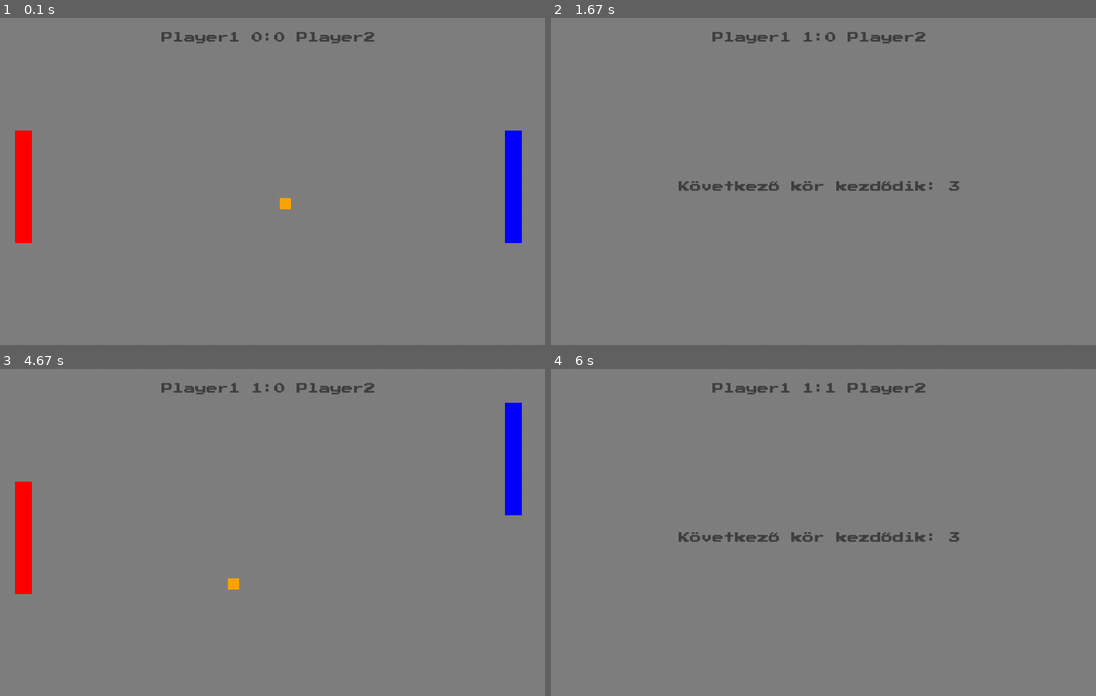
Above: before the commit, frames 1-4 (two rows, left to right).
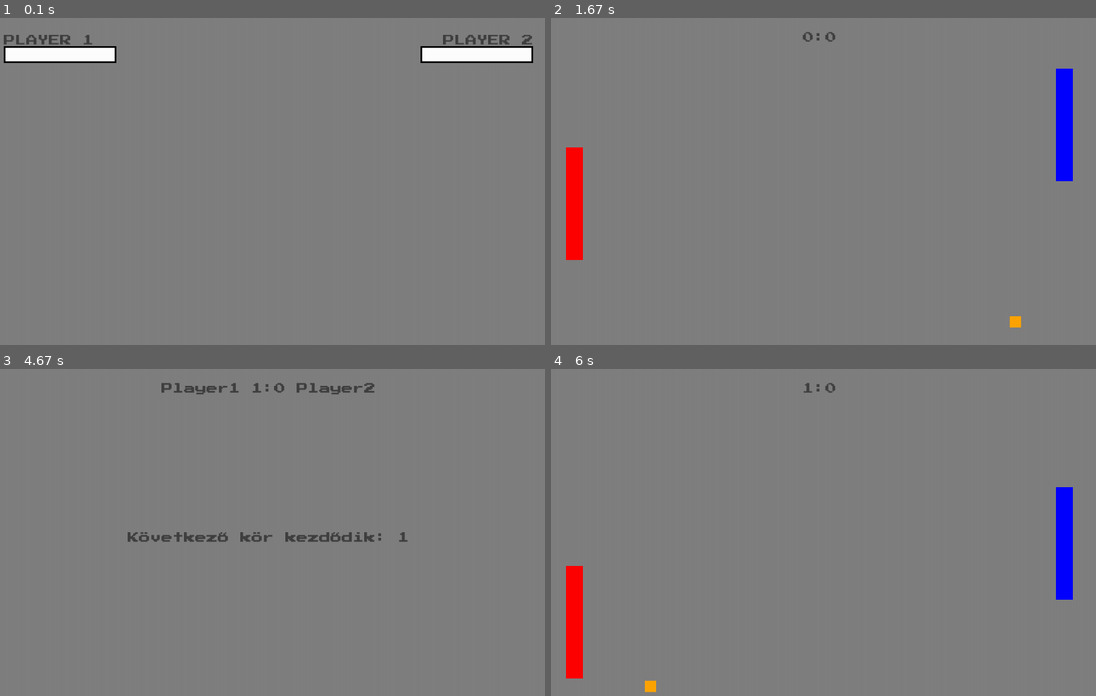
Above: after the commit, the same moments.

Repository: mentekoppany11/Python_projekt-Pong-
Game: pygame game, started from Pong.py
Two runs of this game, one before a commit and one after it. Both use one fixed random seed, a clock stepped at 60 frames per second and the inputs below.
Inputs (mouse positions are in pixels of both pictures, inside the frame that each line leads up to):
- Up to frame 1 (0.1 s): no input
- Up to frame 2 (1.67 s): click (610, 53) at 0.38 s; tap Enter at 0.67 s; hold Up 1-1.47 s; hold Down from 1.55 s (still down); hold S from 1.55 s (still down)
- Up to frame 3 (4.67 s): release Down at 1.85 s; release S at 1.85 s
- Up to frame 4 (6 s): hold Down from 5.78 s (still down); hold S from 5.78 s (still down)

The runs differ from the first frame. In frame 1, 5.2% of the frame differs, in the area x 0-98%, y 4-69%; in frame 2, 3.3%; in frame 3, 2.9%; in frame 4, 3.3%.

Commit message:
név választás

Diff:
--- a/Pong.py
+++ b/Pong.py
@@ -6,19 +6,28 @@
 
 screen = pygame.display.set_mode((1000, 600))
 
+GRAY       = (128, 128, 128)
+LIGHT_GRAY = ( 64,  64,  64)
+BLUE       = (  0,   0, 255)
+RED        = (255,   0,   0)
+ORANGE     = (255, 165,   0)
+BLACK      = (  0,   0,   0)
+WHITE      = (255, 255, 255)
+
 pygame.display.set_caption("Pong")
-icon_surf = pygame.image.load('C:\\Users\\Koppany\\Desktop\\beadando\\icon.png')
+try:
+    icon_surf = pygame.image.load('icon.png')
+    font = pygame.font.Font("game_font.ttf")
+except FileNotFoundError as e:
+    print(f"Fájl nem található/File not Found: {e}")
+    font = pygame.font.Font(None, 30)
+    icon_surf = pygame.Surface((32,32))
+    icon_surf.fill(RED)
+
+
 pygame.display.set_icon(icon_surf)
 
 clock = pygame.time.Clock()
-
-font = pygame.font.Font('game_font.ttf')
-
-GRAY       = (128, 128, 128)
-LIGHT_GRAY = (64,64,64)
-BLUE       = (0, 0, 255)
-RED        = (255, 0, 0)
-ORANGE     = (255, 165, 0)
 
 player1_surf = pygame.Surface((30, 200))
 player1_surf.fill(RED)
@@ -38,22 +47,111 @@
 player1_score = 0
 player2_score = 0
 
+
+
 def countdown(seconds):
     for count in range(seconds, 0, -1):
 
         screen.fill(GRAY)
 
-        score_surf = font.render(f'Player1 {player1_score}:{player2_score} Player2', False, LIGHT_GRAY, GRAY)
+        score_surf = font.render(f"Player1 {player1_score}:{player2_score} Player2", False, LIGHT_GRAY, GRAY)
         score_rect = score_surf.get_rect(midtop = (500, 25))
         screen.blit(score_surf, score_rect)
 
-        countdown_surf = font.render(f'Következő kör kezdődik: {count}', False, LIGHT_GRAY, GRAY)
+        countdown_surf = font.render(f"Következő kör kezdődik: {count}", False, LIGHT_GRAY, GRAY)
         countdown_rect = countdown_surf.get_rect(center = (500, 300))
         screen.blit(countdown_surf, countdown_rect)
 
         pygame.display.update()
         sleep(1)
 
+def name_input():
+
+    input_active = True
+
+    input_box_p1 = pygame.Rect(30, 50, 200, 30)
+    input_box_p2 = pygame.Rect(770, 50, 200, 30)
+
+    input_text_p1 = ""
+    input_text_p2 = ""
+
+    active_p1 = False
+    active_p2 = False
+
+    while input_active:
+        for event in pygame.event.get():
+            if event.type == pygame.QUIT:
+                pygame.quit()
+                exit()
+
+            if event.type == pygame.MOUSEBUTTONDOWN:
+                if input_box_p1.collidepoint(event.pos):
+                    active_p1 = not active_p1
+                else:
+                    active_p1 = False
+
+                if input_box_p2.collidepoint(event.pos):
+                    active_p2 = not active_p2
+                else:
+                    active_p2 = False
+
+            if event.type == pygame.KEYDOWN and len(input_text_p1) <= 14 and active_p1:
+                if event.key == pygame.K_RETURN:
+                    input_active = False
+                elif event.key == pygame.K_BACKSPACE:
+                    input_text_p1 = input_text_p1[:-1]
+                else:
+                    input_text_p1 += event.unicode
+
+            if event.type == pygame.KEYDOWN and len(input_text_p2) <= 14 and active_p2:
+                if event.key == pygame.K_RETURN:
+                    input_active = False
+                elif event.key == pygame.K_BACKSPACE:
+                    input_text_p2 = input_text_p2[:-1]
+                else:
+                    input_text_p2 += event.unicode
+
+        screen.fill(GRAY)
+
+        player1_name_surf = font.render("PLAYER 1", True, LIGHT_GRAY)
+        player1_name_rect = player1_name_surf.get_rect(topleft = (30, 30))
+        screen.blit(player1_name_surf, player1_name_rect)
+
+        player2_name_surf = font.render("PLAYER 2", True, LIGHT_GRAY)
+        player2_name_rect = player2_name_surf.get_rect(topright = (970, 30))
+        screen.blit(player2_name_surf, player2_name_rect)
+
+        pygame.draw.rect(screen, WHITE, input_box_p1)
+        pygame.draw.rect(screen, BLACK, input_box_p1, 3)
+
+        pygame.draw.rect(screen, WHITE, input_box_p2)
+        pygame.draw.rect(screen, BLACK, input_box_p2, 3)
+
+        if active_p1:
+            pygame.draw.rect(screen, (0, 255, 0), input_box_p1, 3)
+            text_surf_p1 = font.render(input_text_p1, True, BLUE)
+            screen.blit(text_surf_p1, (input_box_p1.x + 10, input_box_p1.y + 10))
+        else:
+            pygame.draw.rect(screen, BLACK, input_box_p1, 3)
+            text_surf_p1 = font.render(input_text_p1, True, BLUE)
+            screen.blit(text_surf_p1, (input_box_p1.x + 10, input_box_p1.y + 10))
+
+        if active_p2:
+            pygame.draw.rect(screen, (0, 255, 0), input_box_p2, 3)
+            text_surf_p2 = font.render(input_text_p2, True, BLUE)
+            screen.blit(text_surf_p2, (input_box_p2.x + 10, input_box_p2.y + 10))
+        else:
+            pygame.draw.rect(screen, BLACK, input_box_p2, 3)
+            text_surf_p2 = font.render(input_text_p2, True, BLUE)
+            screen.blit(text_surf_p2, (input_box_p2.x + 10, input_box_p2.y + 10))
+
+
+        pygame.display.update()
+        clock.tick(60)
+
+    return input_text_p1, input_text_p2
+
+player1_name, player2_name = name_input()
 
 while True:
     if player1_score != 3 and player2_score != 3:
@@ -62,9 +160,11 @@
                 pygame.quit()
                 exit()
 
+
+
         screen.fill(GRAY)
 
-        score_surf = font.render(f'Player1 {player1_score}:{player2_score} Player2', False, LIGHT_GRAY, GRAY)
+        score_surf = font.render(f"{player1_name} {player1_score}:{player2_score} {player2_name}", True, LIGHT_GRAY, GRAY)
         score_rect = score_surf.get_rect(midtop = (500, 25))
 
         screen.blit(player1_surf, player1_rect)
Not shown, changed: To-do_list
